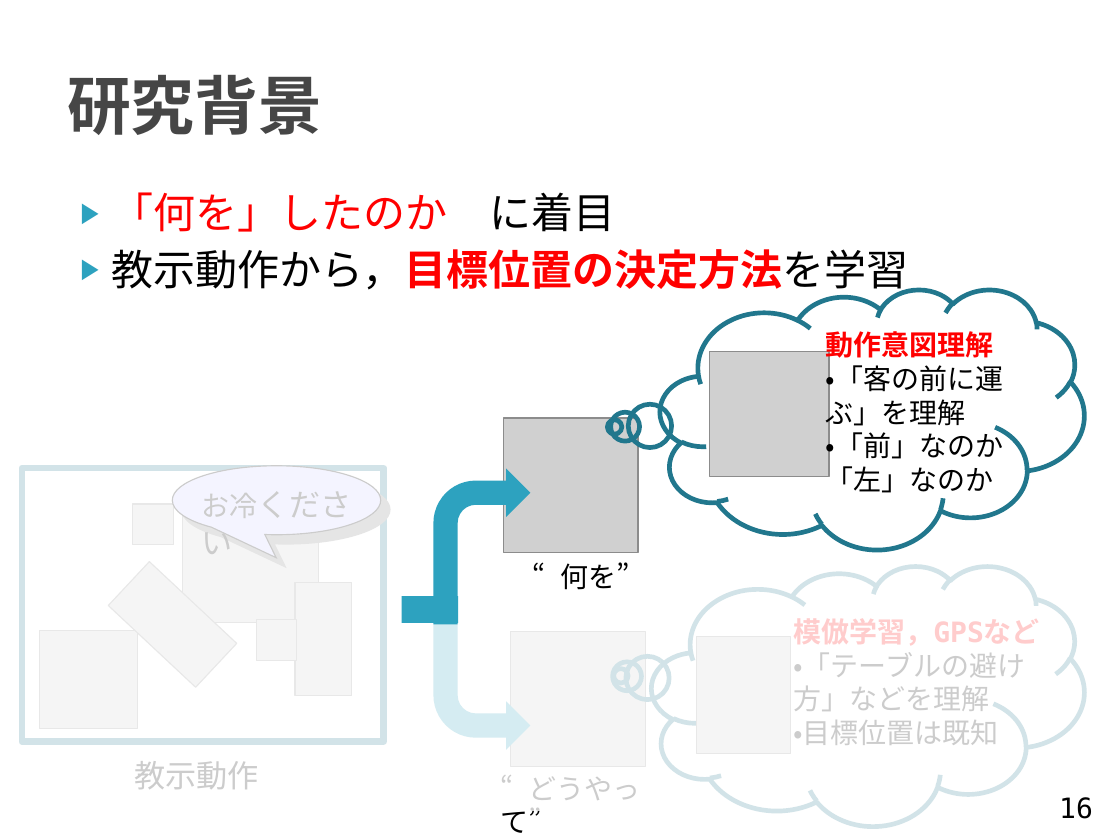
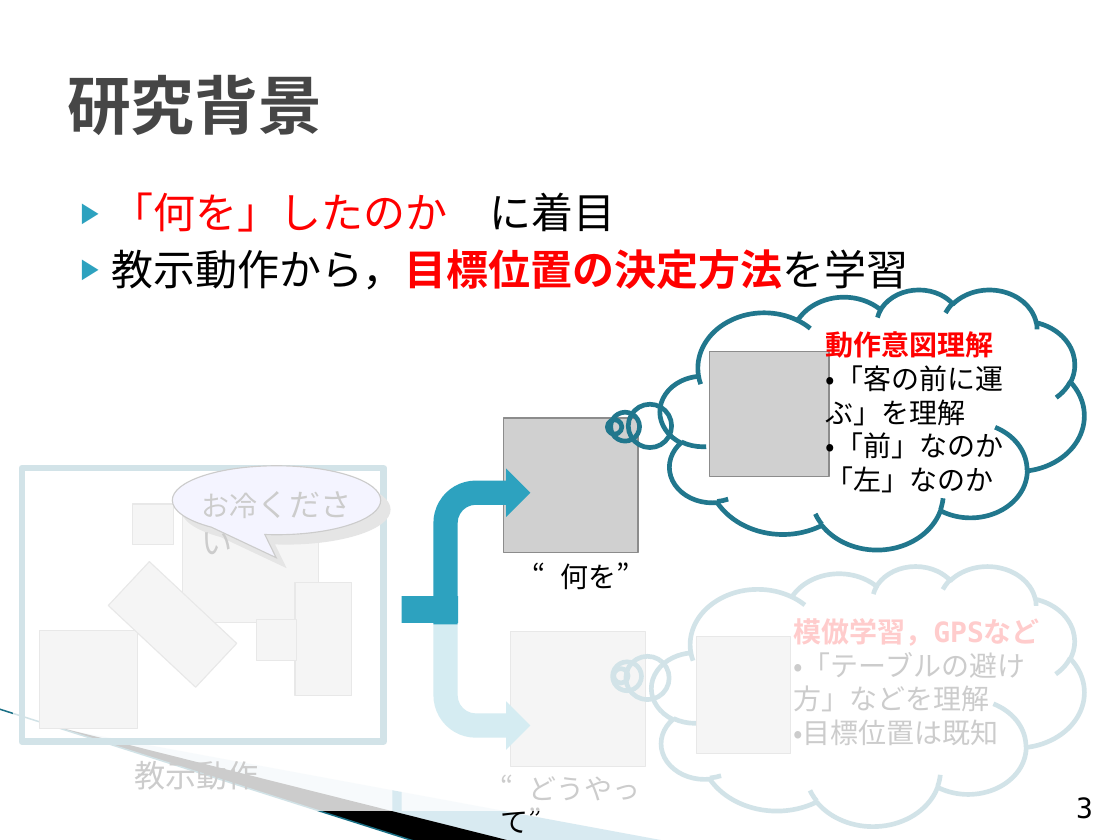
Before and after one commit to TetsuyaKomota/GitforEclipseTest, a slide deck: slide 3 of IntentionLearning/memo/presentation/卒論発表会スライド _2.pptx (slide 16 before the commit). Drawn at 1120x840 pixels with LibreOffice and Linux fonts; fonts in the diff are those of the drawing; grey boxes stand for pictures; background and template pictures are left out. Boxes give left, top, right and bottom in pixels: in the first picture for what was removed or moved away, otherwise in the second. Text is boxed around its words. In the diff, an @@ line names an element or a change of style, - is before the commit and + after.

```diff
--- a/IntentionLearning/memo/presentation/卒論発表会スライド _2.pptx
+++ b/IntentionLearning/memo/presentation/卒論発表会スライド _2.pptx
@@ line added from (0, 709) to (416, 840), #97C5D8 0.95 pt @@
@@ freeform shape added at bbox=[59, 727, 512, 840], fill #000000 @@
@@ freeform shape added at bbox=[62, 728, 666, 840], fill #A0CBDC at 40% opacity @@
@@ page number at bbox=[1076, 797, 1093, 819]: text changed @@
-16
+3
```
Also in this commit, not shown: 3 other slides changed.
